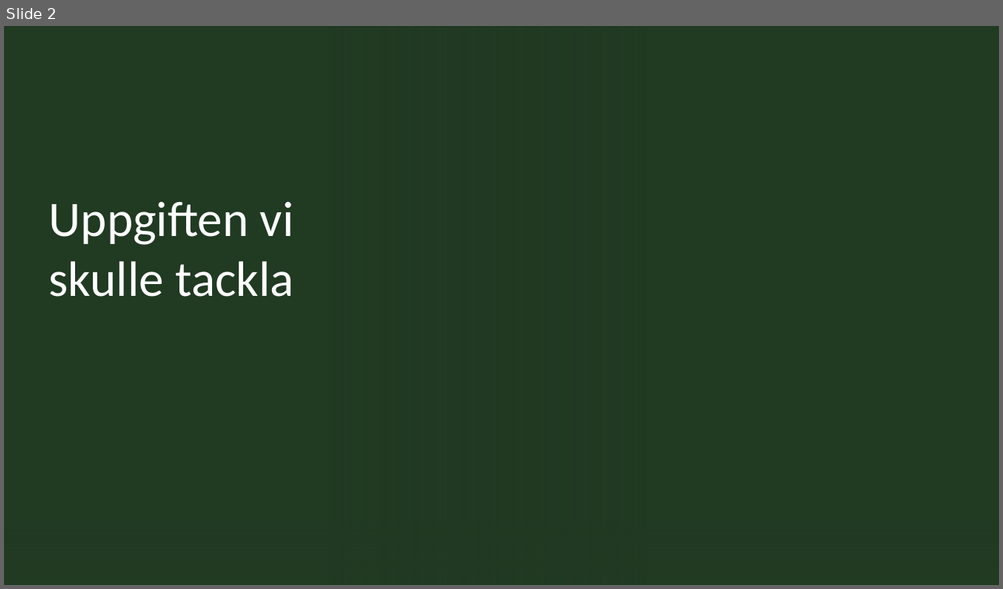
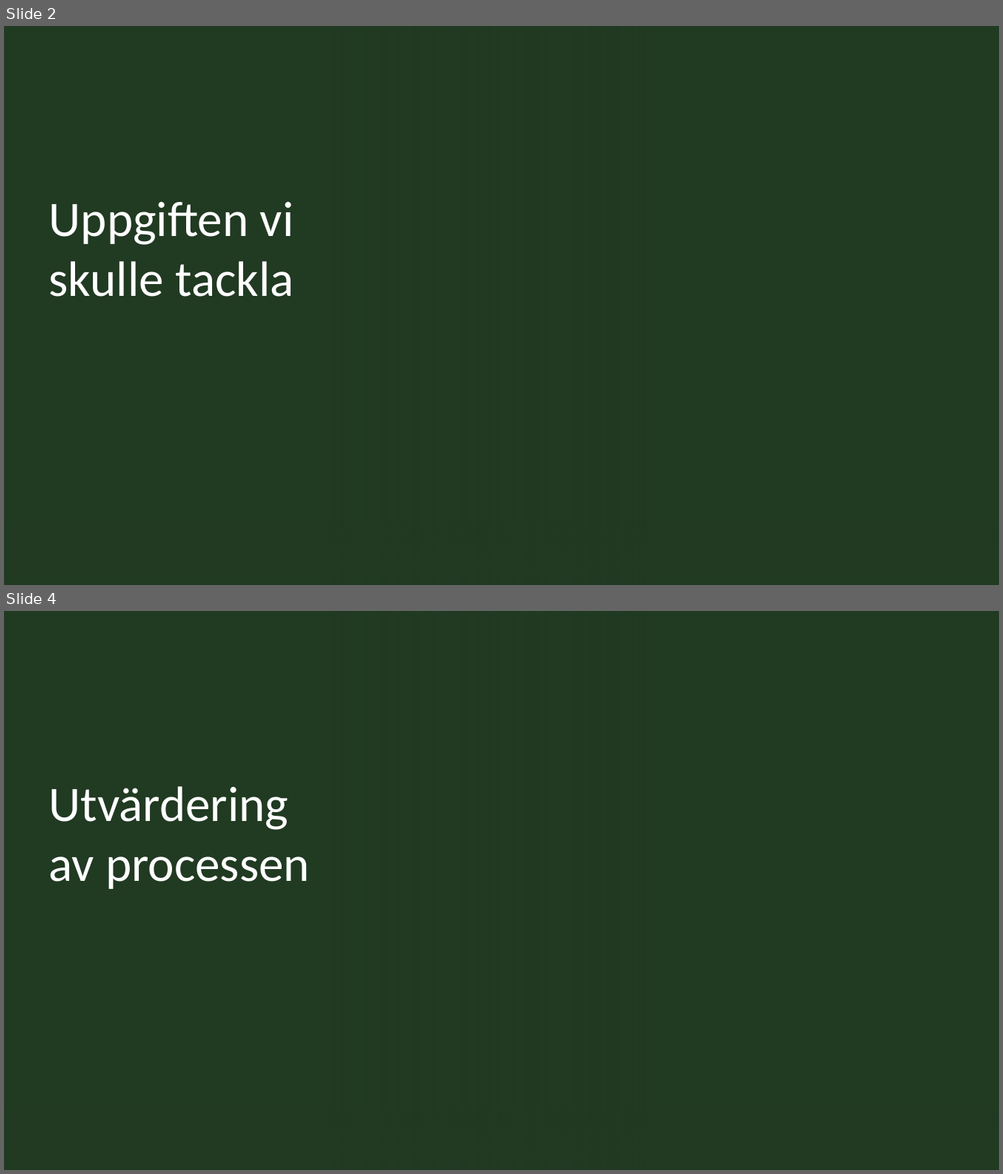
Before and after one commit to Sjofil/HASAB-IDA3, a slide deck: Slutredovisning.pptx. Shown one above the other, each under a label of ours: slide 2 before the commit, slides 2 and 4 after it; the slides between them are not shown. The pictures are 1003x589 and 1003x1174 pixels, drawn with LibreOffice and Linux fonts; fonts in the diff are those of the drawing; background and template pictures are left out. Boxes give left, top, right and bottom in pixels: in the first picture for what was removed or moved away, otherwise in the second. Text is boxed around its words. In the diff, an @@ line names an element or a change of style, - is before the commit and + after.

```diff
--- a/Slutredovisning.pptx
+++ b/Slutredovisning.pptx
@@ slide 4 added at box(4, 611, 999, 1170), background picture (left out) @@
@@ rectangle added at box(4, 611, 999, 1170), fill #213A22 @@
@@ rectangle added at box(4, 611, 646, 1170), fill gradient #213A22 @@
@@ title added at box(49, 786, 310, 889), 48 pt, text #FFFFFF @@
+Utvärdering av processen
@@ rectangle added at box(4, 1082, 999, 1170), fill gradient #213A22 @@
```
Also in this commit, not shown: 1 slide changed, 3 other slides added.
